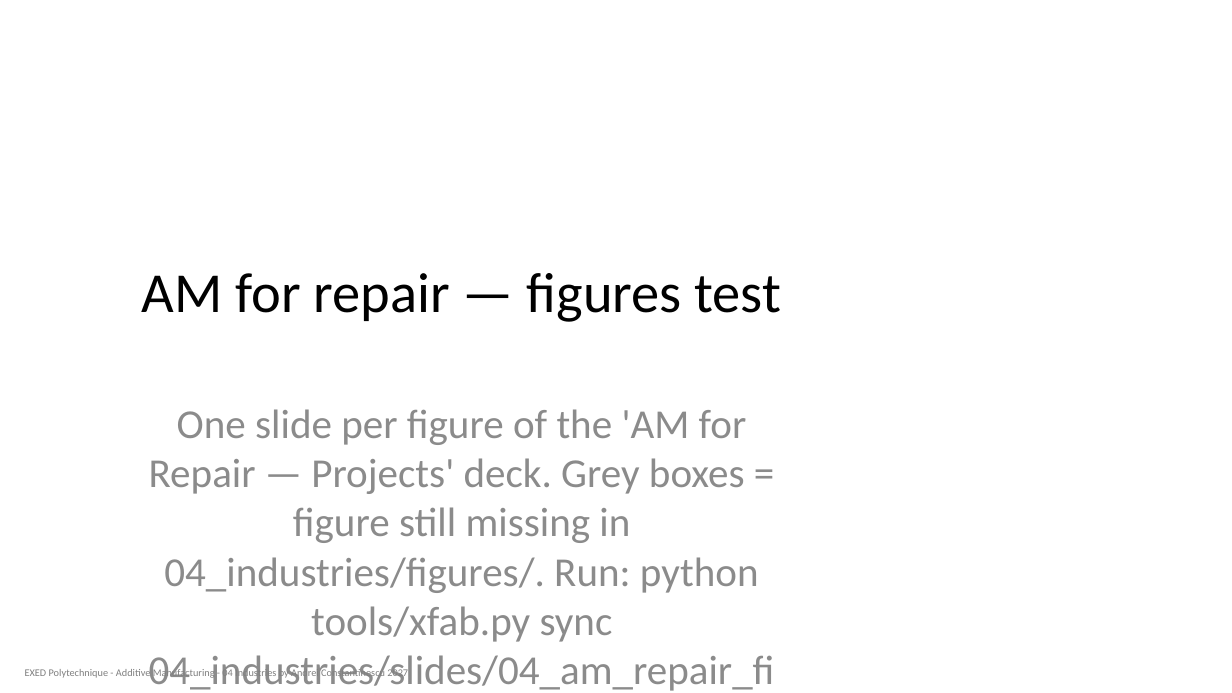
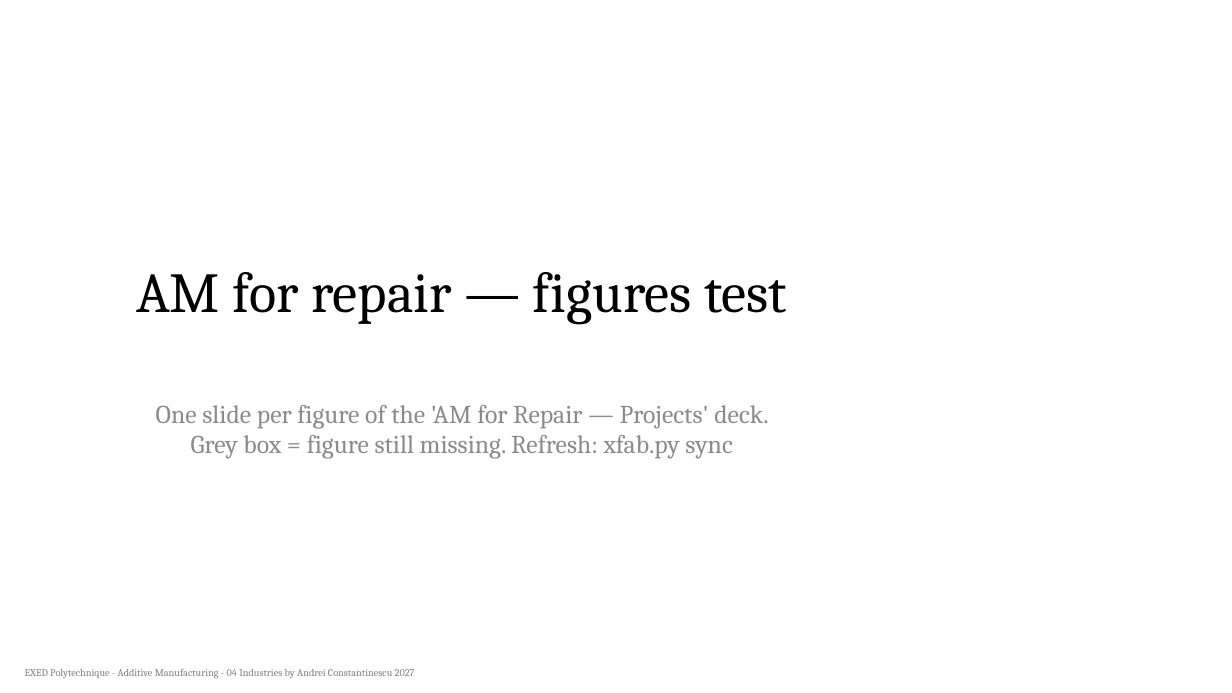
Before and after one commit to aconstant-lms/X-FabAdd, a slide deck: slide 1 of 04_industries/slides/04_am_repair_figures_test.pptx. Drawn at 1232x693 pixels with LibreOffice and Linux fonts; fonts in the diff are those of the drawing. Boxes give left, top, right and bottom in pixels: in the first picture for what was removed or moved away, otherwise in the second. Text is boxed around its words. In the diff, an @@ line names an element or a change of style, - is before the commit and + after.

```diff
--- a/04_industries/slides/04_am_repair_figures_test.pptx
+++ b/04_industries/slides/04_am_repair_figures_test.pptx
@@ title "AM for repair — figures ..." at (x1=136, y1=272, x2=787, y2=324): font Calibri to Cambria @@
@@ subtitle at (x1=156, y1=405, x2=768, y2=459): text changed; size 32 to 20 pt; font Calibri to Cambria @@
-One slide per figure of the 'AM for Repair — Projects' deck. Grey boxes = figure still missing in 04_industries/figures/. Run: python tools/xfab.py sync 04_industries/slides/04_am_repair_figures_test.pptx
+One slide per figure of the 'AM for Repair — Projects' deck. Grey box = figure still missing. Refresh: xfab.py sync
@@ text "EXED Polytechnique - Additive Manufacturing ..." at (x1=25, y1=669, x2=415, y2=678): font Calibri to Cambria @@
```
Also in this commit, not shown: 14 other slides changed.
